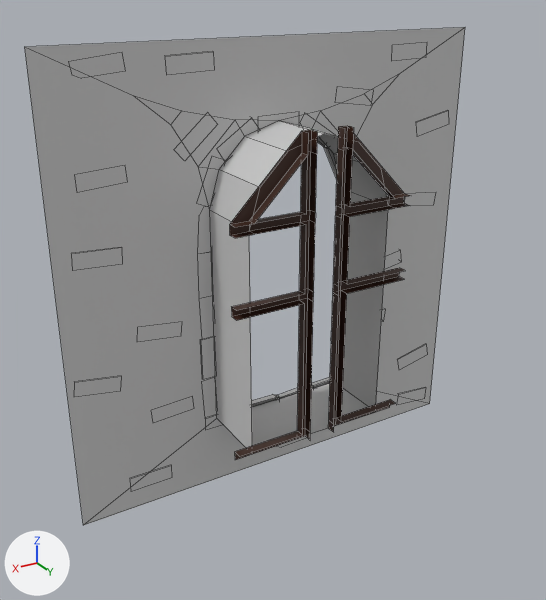
Before and after pictures for a commit that changed the Blender file Assets/Models/WizardInterior.blend.
One viewpoint serves both versions: a 50 mm lens placed at (2.49, 4.08, 3.33), pointed at (0.17, 0.21, 1.4). Lighting does not change. The marker at lower left points along +X, +Y and +Z. Mesh edges are drawn as thin lines. The same objects are shown in both versions, whatever each file hides.

Objects in the first picture: 'CobblestoneWindow1'.
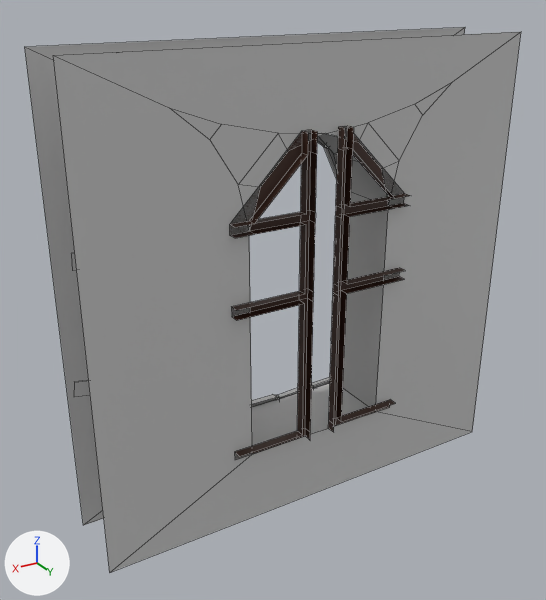
Location of each change, [x1, y1, x2, y2] in pixels of the pictures (546 x 600 px):
'CobblestoneWindow1', reshaped (13% wider, 9% taller)
    before: [25, 27, 465, 525]
    after: [25, 27, 521, 572]
part 1 of me_cobblestonewindow1, built on
    before: [210, 169, 408, 448]
    after: [53, 32, 521, 572]

The change, as a diff of the scene's bpy script:
```diff
--- a/Assets/Models/WizardInterior.blend.py
+++ b/Assets/Models/WizardInterior.blend.py
@@ me_cobblestonewindow1 @@
 # used by ob_cobblestonewindow1; location = (0.0, 0.0, 0.0)
-me_cobblestonewindow1.from_pydata(...)  # 525 vertices, 332 faces; spans x -1.5..1.5, y -0.05..0.56, z 0.0..3.0
+me_cobblestonewindow1.from_pydata(...)  # 541 vertices, 346 faces, 1 loose edge; spans x -1.5..1.5, y -0.05..0.56, z 0.0..3.0
+# me_cobblestonewindow1 part 1
+# 12 faces are deleted
+# 16 vertices are added at x -1.5..1.5, y 0.5, z 0.0..3.0
+# 1 loose edge is added
+# 18 new faces join them, mat_cobblestonewallbase (light grey #cbcbcb)
+# 8 new faces join them, mat_woodenmullion (brown #3e2419)
 me_cobblestonewindow1.materials.append(mat_cobblestonewallbase)
```
